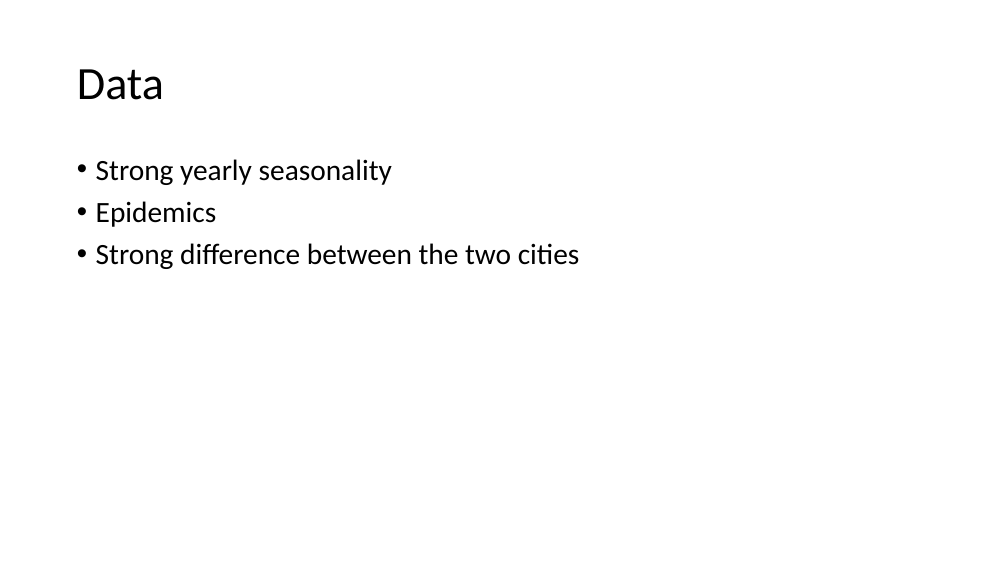
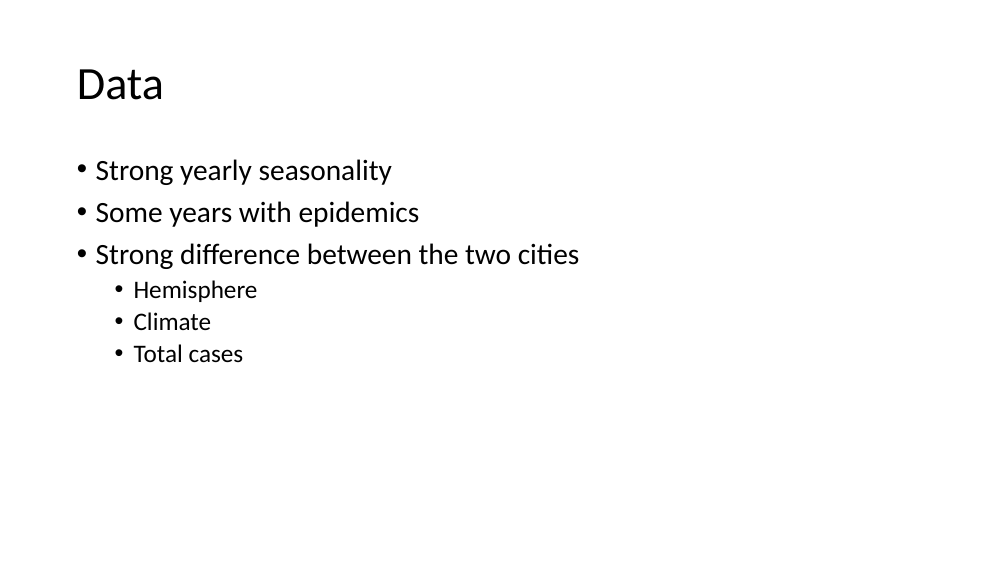
Before and after one commit to mariiader/adc_project, a slide deck: slide 4 of DengAI_PP_3.pptx. Drawn at 1008x567 pixels with LibreOffice and Linux fonts; fonts in the diff are those of the drawing. Boxes give left, top, right and bottom in pixels: in the first picture for what was removed or moved away, otherwise in the second. Text is boxed around its words. In the diff, an @@ line names an element or a change of style, - is before the commit and + after.

```diff
--- a/DengAI_PP_3.pptx
+++ b/DengAI_PP_3.pptx
@@ text at (96, 201, 420, 227): text changed @@
-• Epidemics
+• Some years with epidemics
@@ text at (134, 280, 258, 363): paragraphs added @@
+  • Hemisphere
+  • Climate
+  • Total cases
```
Also in this commit, not shown: 8 other slides changed, 4 slides added, 3 slides removed, 14 other files.
